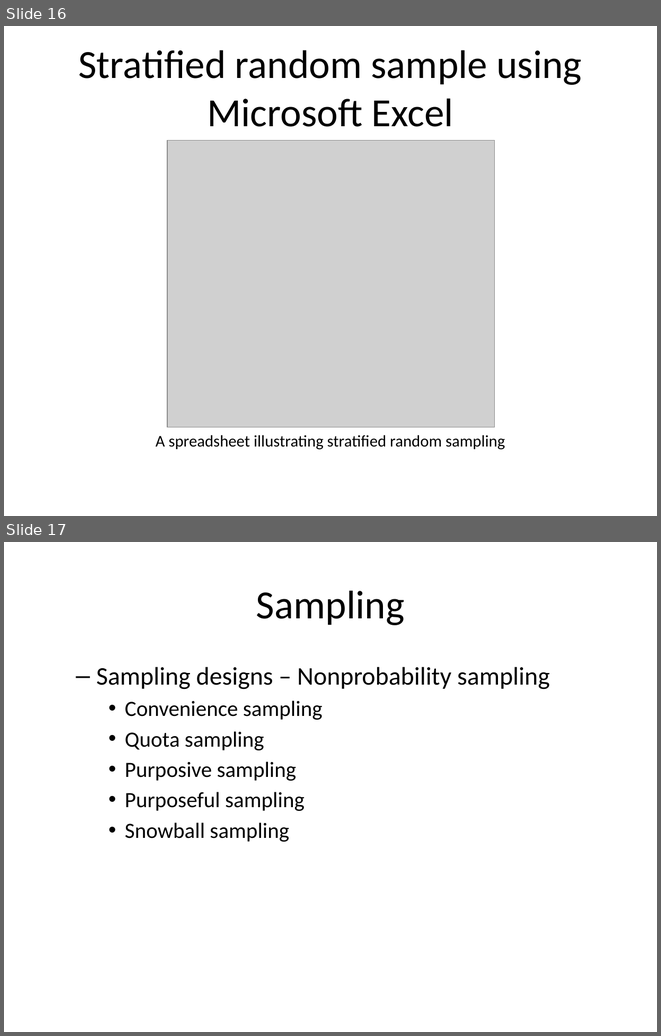
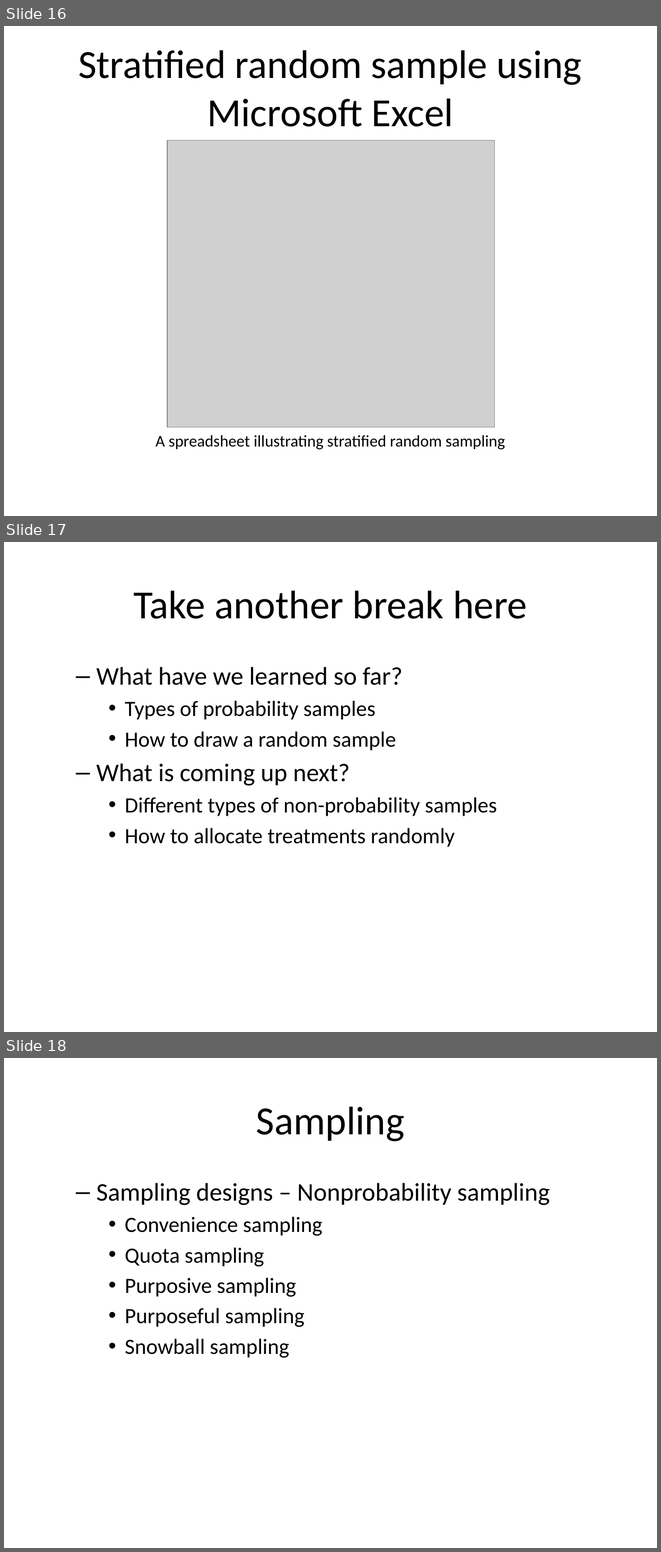
Before and after one commit to classes-medb/5510, a slide deck: src/video-08-sampling.pptx. Shown one above the other, each under a label of ours: slides 16 and 17 before the commit, slides 16, 17 and 18 after it. The pictures are 661x1036 and 661x1552 pixels, drawn with LibreOffice and Linux fonts; fonts in the diff are those of the drawing; grey boxes stand for pictures. Boxes give left, top, right and bottom in pixels: in the first picture for what was removed or moved away, otherwise in the second. Text is boxed around its words. In the diff, an @@ line names an element or a change of style, - is before the commit and + after.

```diff
--- a/src/video-08-sampling.pptx
+++ b/src/video-08-sampling.pptx
@@ slide 17 added at bbox=[4, 542, 657, 1032], background #FFFFFF @@
@@ title added at bbox=[133, 590, 527, 619], 44 pt, text #000000 @@
+Take another break here
@@ text added at bbox=[96, 667, 497, 847], 24 pt, text #000000 @@
+  – What have we learned so far?
+    • Types of probability samples
+    • How to draw a random sample
+  – What is coming up next?
+    • Different types of non-probability samples
+    • How to allocate treatments randomly
@@ what was slide 17 is now slide 18 @@
```
Also in this commit, not shown: 4 slides changed, 1 other slide added, 2 slides removed, 6 other files.
